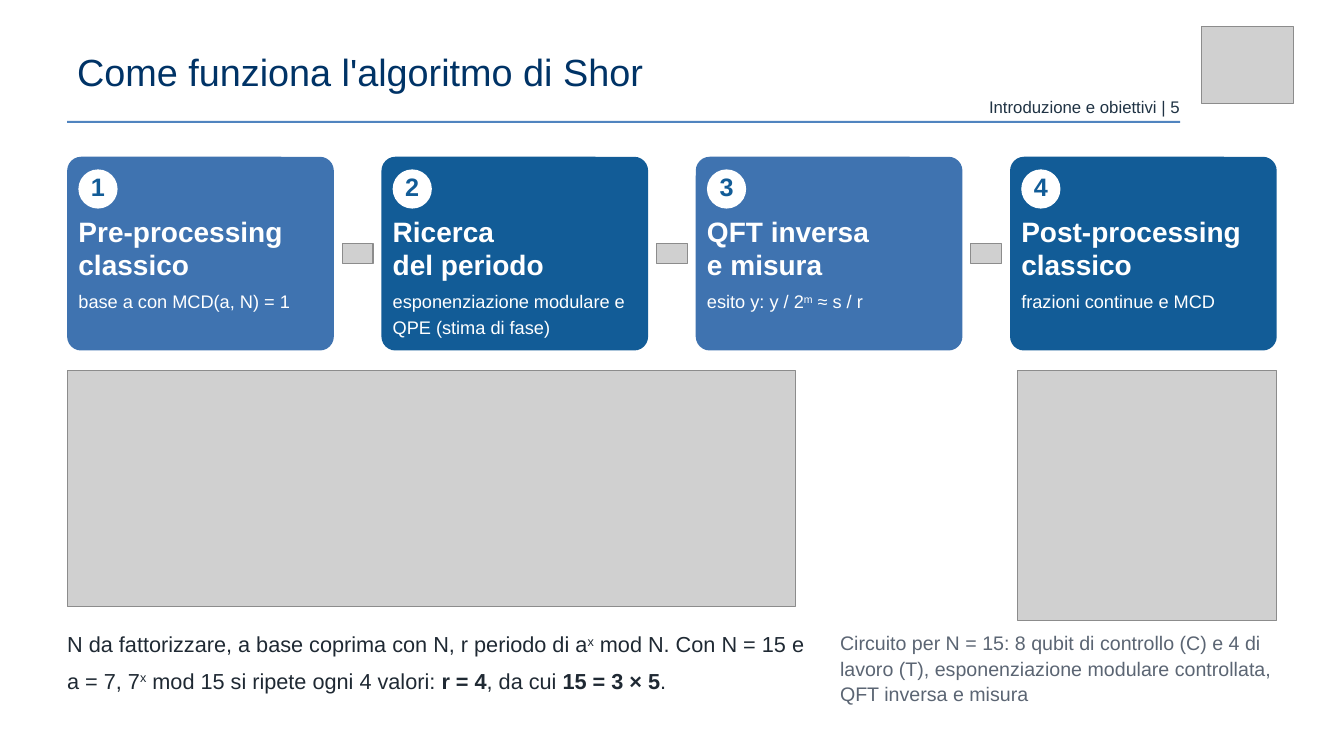
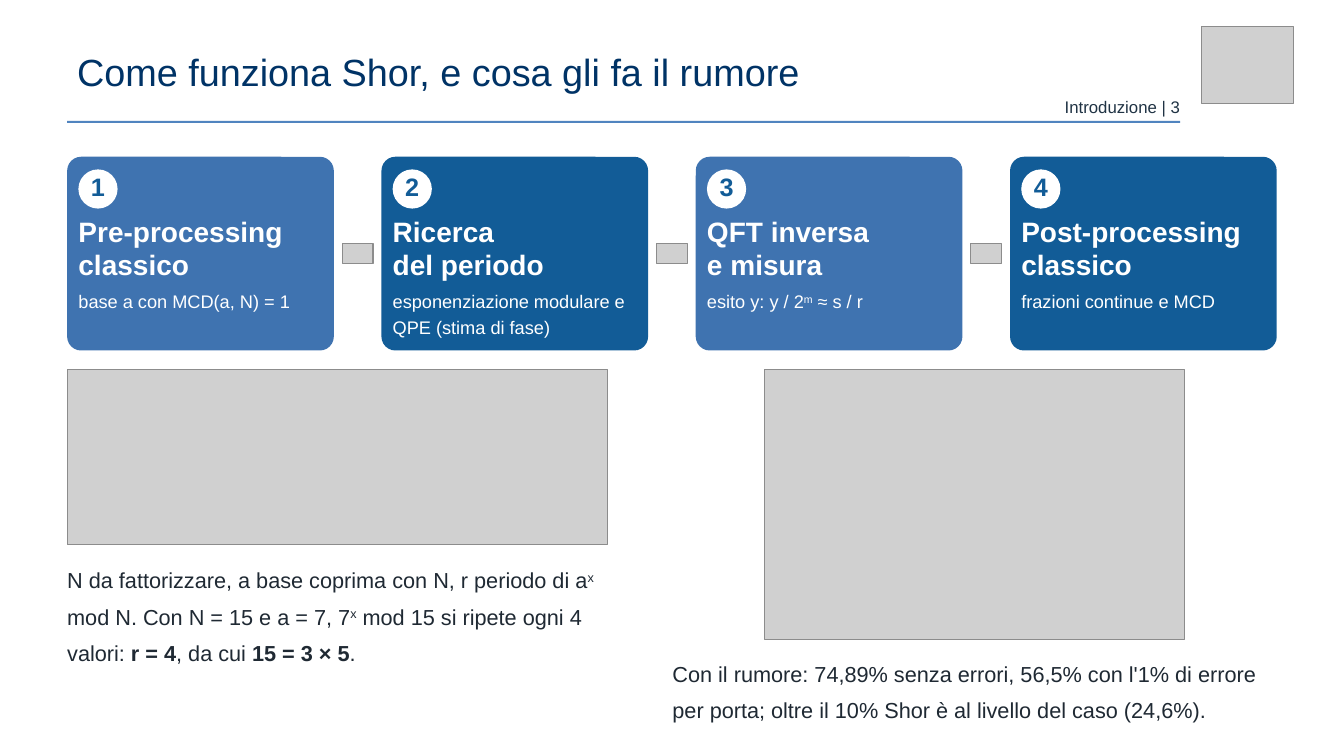
Before and after one commit to claudio-dragotta/shor-nisq-qec-thesis, a slide deck: slide 3 of presentazione/Dragotta Claudio - VERSIONE AGGIORNATA.pptx (slide 5 before the commit). Drawn at 1344x756 pixels with LibreOffice and Linux fonts; fonts in the diff are those of the drawing; grey boxes stand for pictures. Boxes give left, top, right and bottom in pixels: in the first picture for what was removed or moved away, otherwise in the second. Text is boxed around its words. In the diff, an @@ line names an element or a change of style, - is before the commit and + after.

```diff
--- a/presentazione/Dragotta Claudio - VERSIONE AGGIORNATA.pptx
+++ b/presentazione/Dragotta Claudio - VERSIONE AGGIORNATA.pptx
@@ text at (77, 58, 800, 94): text changed @@
-Come funziona l'algoritmo di Shor
+Come funziona Shor, e cosa gli fa il rumore
@@ text at (1065, 101, 1180, 113): text changed @@
-Introduzione e obiettivi | 5
+Introduzione | 3
@@ picture: place and size @@
-picture at (68, 370, 796, 607)
+picture at (68, 369, 608, 544)
@@ picture added at (765, 369, 1186, 639) @@
@@ picture removed at (1018, 370, 1277, 621) @@
@@ text "N da fattorizzare, a base ..." rewrapped from (67, 636, 804, 694) to (67, 572, 582, 664) @@
@@ text removed at (840, 636, 1271, 705) @@
-Circuito per N = 15: 8 qubit di controllo (C) e 4 di lavoro (T), esponenziazione modulare controllata, QFT inversa e misura
@@ text added at (672, 666, 1256, 723), 15.5 pt, text #1F2933 @@
+Con il rumore: 74,89% senza errori, 56,5% con l'1% di errore per porta; oltre il 10% Shor è al livello del caso (24,6%).
```
Also in this commit, not shown: 12 other slides changed, 7 slides removed, 29 other files.
